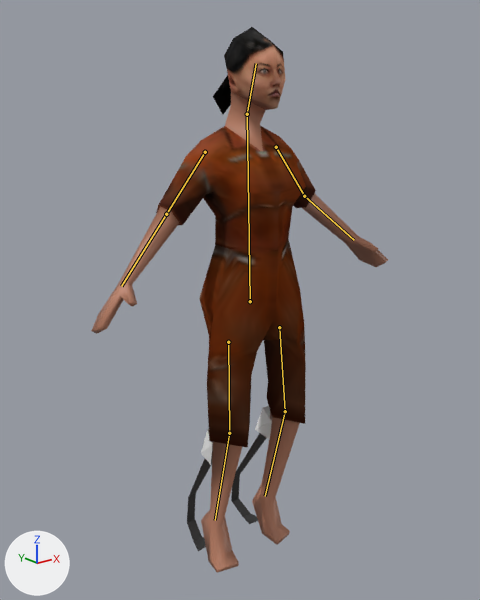
The Blender file assets/models/player/chell.blend, before and after one commit.
Both versions are drawn from a 50 mm camera at (-0.86, -1.041, 1.046) aimed at (0.074, 0.127, 0.579). Lighting does not change. The marker at lower left points along +X, +Y and +Z. The bones that bend it are drawn over the model as lines.

The first picture shows 'chell'.
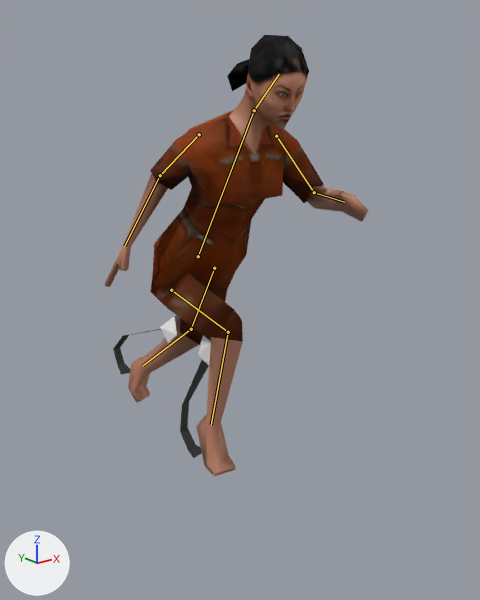
The newer file adds an action. The first version stands in its rest pose; the second is drawn at frame 8 of the action 'runn'.

What differs and where, as boxes [x1, y1, x2, y2] in the pictures (480 x 600 px):
'chell', posed (11% narrower, 19% shorter): before [91, 27, 388, 573]; after [105, 35, 368, 476]
bone 'Torso', root to tip: before (250, 301) to (247, 114); after (198, 256) to (254, 110)
bone 'UpperArm.L', root to tip: before (276, 147) to (304, 196); after (276, 136) to (314, 192)
bone 'LowerArm.L', root to tip: before (304, 196) to (354, 240); after (314, 192) to (344, 202)
bone 'UpperLeg.L', root to tip: before (279, 327) to (285, 411); after (214, 268) to (191, 329)
bone 'LowerLeg.L', root to tip: before (285, 411) to (265, 496); after (191, 329) to (143, 365)
bone 'Head', root to tip: before (247, 114) to (256, 63); after (254, 110) to (279, 74)
bone 'UpperArm.R', root to tip: before (205, 152) to (166, 214); after (199, 134) to (160, 175)
bone 'LowerArm.R', root to tip: before (166, 214) to (121, 286); after (160, 175) to (124, 246)
bone 'UpperLeg.R', root to tip: before (228, 342) to (229, 433); after (171, 290) to (228, 332)
bone 'LowerLeg.R', root to tip: before (229, 433) to (215, 520); after (228, 332) to (211, 425)

The edits, one by one:
Bone 'Torso' (bone_torso) moves from (0.0, 0.0, 0.0) to (0.0, 0.068, -0.186).
Bone 'Torso' (bone_torso) turns from (0, 0, 0) to (33, 0, 0) degrees about its own x, y and z.
Bone 'UpperArm.L' (bone_upperarm_l) moves from (0.0, 0.0, 0.0) to (-0.003, -0.004, 0.013).
Bone 'UpperArm.L' (bone_upperarm_l) turns from (0, 0, 0) to (51, 12, 18) degrees about its own x, y and z.
Bone 'LowerArm.L' (bone_lowerarm_l) turns from (0, 0, 0) to (62, -12, 16) degrees about its own x, y and z.
Bone 'UpperLeg.L' (bone_upperleg_l) moves from (0.0, 0.0, 0.0) to (-0.005, -0.012, -0.023).
Bone 'UpperLeg.L' (bone_upperleg_l) turns from (0, 0, 0) to (2, -2, -6) degrees about its own x, y and z.
Bone 'LowerLeg.L' (bone_lowerleg_l) turns from (0, 0, 0) to (-7, -1, -1) degrees about its own x, y and z.
Bone 'Head' (bone_head) turns from (0, 0, 0) to (-3, 0, 0) degrees about its own x, y and z.
Bone 'UpperArm.R' (bone_upperarm_r) moves from (0.0, 0.0, 0.0) to (0.0, 0.0, -0.009).
Bone 'UpperArm.R' (bone_upperarm_r) turns from (0, 0, 0) to (-19, 17, 24) degrees about its own x, y and z.
Bone 'LowerArm.R' (bone_lowerarm_r) turns from (0, 0, 0) to (18, 9, 11) degrees about its own x, y and z.
Bone 'UpperLeg.R' (bone_upperleg_r) moves from (0.0, 0.0, 0.0) to (0.0, -0.008, 0.015).
Bone 'UpperLeg.R' (bone_upperleg_r) turns from (0, 0, 0) to (105, -4, 5) degrees about its own x, y and z.
Bone 'LowerLeg.R' (bone_lowerleg_r) turns from (0, 0, 0) to (-74, 6, 6) degrees about its own x, y and z.
